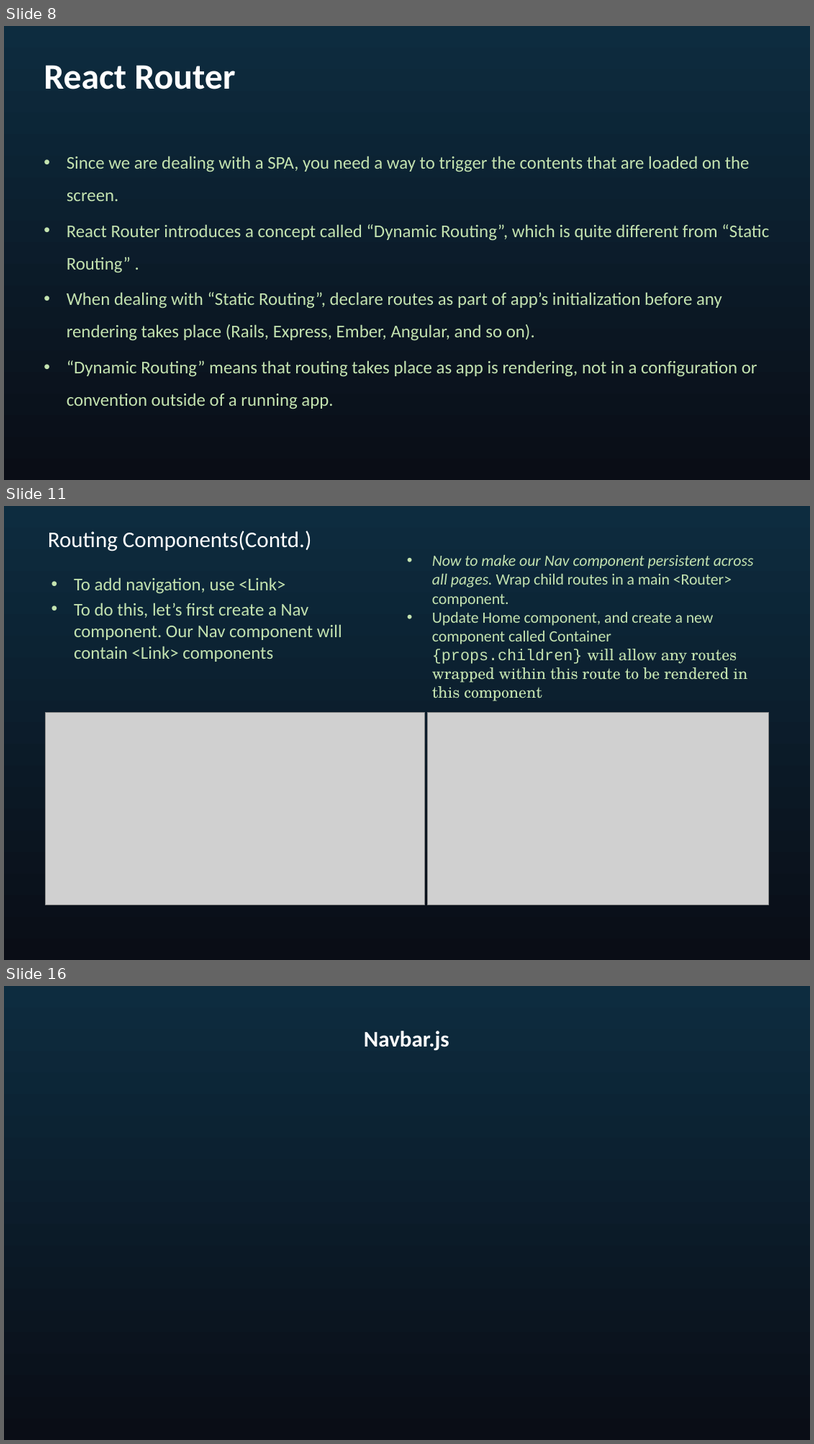
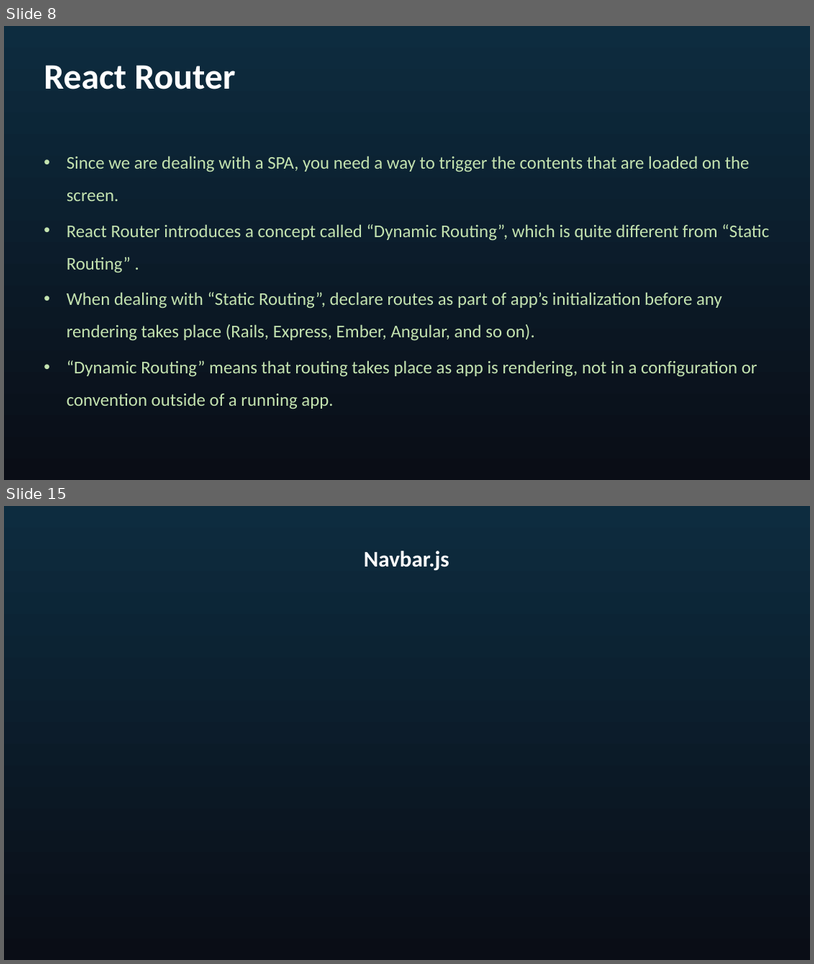
Before and after one commit to seblechernet/PowerPoint-Decks, a slide deck: 04 React Routing, Component Lifecycle Methods.pptx. Shown one above the other, each under a label of ours: slides 8, 11 and 16 before the commit, slides 8 and 15 after it; the slides between them are not shown. The pictures are 814x1444 and 814x964 pixels, drawn with LibreOffice and Linux fonts; fonts in the diff are those of the drawing; grey boxes stand for pictures; background and template pictures are left out. Boxes give left, top, right and bottom in pixels: in the first picture for what was removed or moved away, otherwise in the second. Text is boxed around its words. In the diff, an @@ line names an element or a change of style, - is before the commit and + after.

```diff
--- a/04 React Routing, Component Lifecycle Methods.pptx
+++ b/04 React Routing, Component Lifecycle Methods.pptx
@@ slide 11 removed at box(4, 506, 810, 960), background gradient #0D2C3F to #0A0D16 @@
@@ text removed at box(48, 530, 312, 551) @@
-Routing Components(Contd.)
@@ text removed at box(432, 555, 754, 701) @@
-• Now to make our Nav component persistent across all pages. Wrap child routes in a main <Router> component.
-• Update Home component, and create a new component called Container {props.children} will allow any routes wrapped within this route to be rendered in this component
@@ text removed at box(74, 577, 342, 662) @@
-• To add navigation, use <Link>
-• To do this, let’s first create a Nav component. Our Nav component will contain <Link> components
@@ picture removed at box(45, 713, 425, 905) @@
@@ picture removed at box(427, 713, 769, 905) @@
@@ what was slide 16 is now slide 15 @@
```
Also in this commit, not shown: 7 slides changed, 11 slides added, 1 other slide removed.
